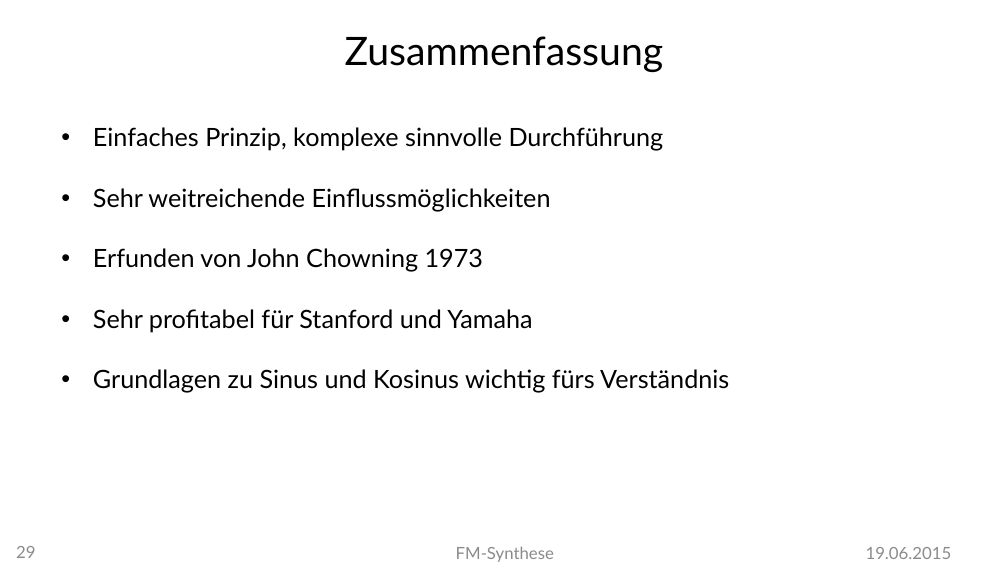
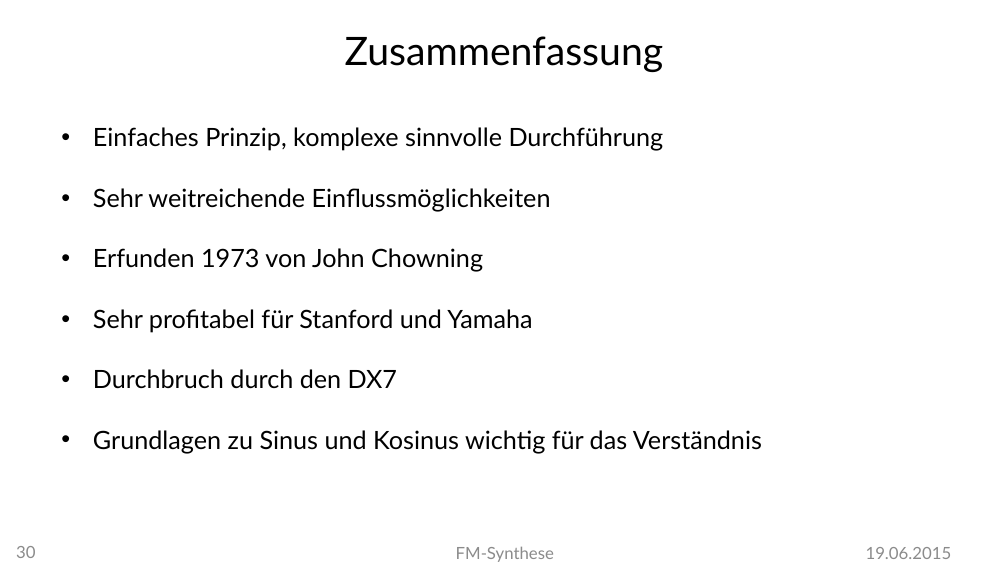
Before and after one commit to MBulli/VSeminar, a slide deck: slide 30 of Praesentation/FMSynthese-Julius.pptx (slide 29 before the commit). Drawn at 1008x567 pixels with LibreOffice and Linux fonts; fonts in the diff are those of the drawing; background and template pictures are left out. Boxes give left, top, right and bottom in pixels: in the first picture for what was removed or moved away, otherwise in the second. Text is boxed around its words. In the diff, an @@ line names an element or a change of style, - is before the commit and + after.

Commit message:
Small presentation changes

```diff
--- a/Praesentation/FMSynthese-Julius.pptx
+++ b/Praesentation/FMSynthese-Julius.pptx
@@ text at box(93, 248, 483, 272): text changed @@
-• Erfunden von John Chowning 1973
+• Erfunden 1973 von John Chowning
@@ text at box(93, 369, 762, 453): text changed @@
-• Grundlagen zu Sinus und Kosinus wichtig fürs Verständnis
+• Durchbruch durch den DX7
+• Grundlagen zu Sinus und Kosinus wichtig für das Verständnis
@@ page number at box(16, 546, 35, 558): text changed @@
-29
+30
```
Also in this commit, not shown: 6 other slides changed, 1 slide added.
